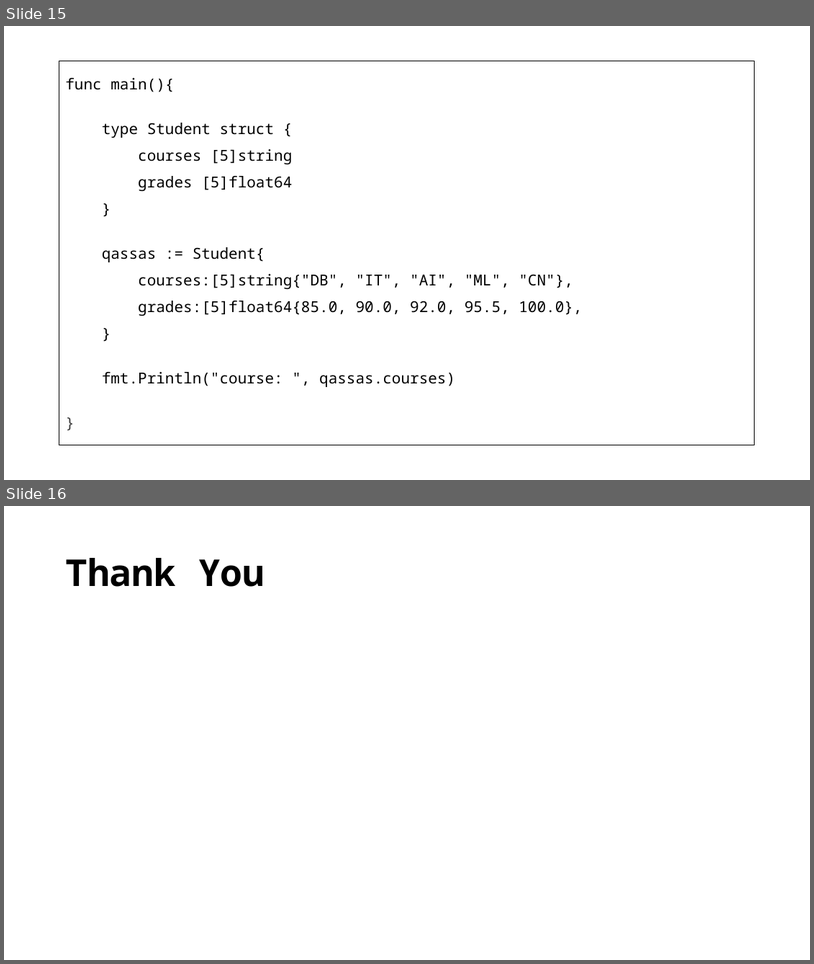
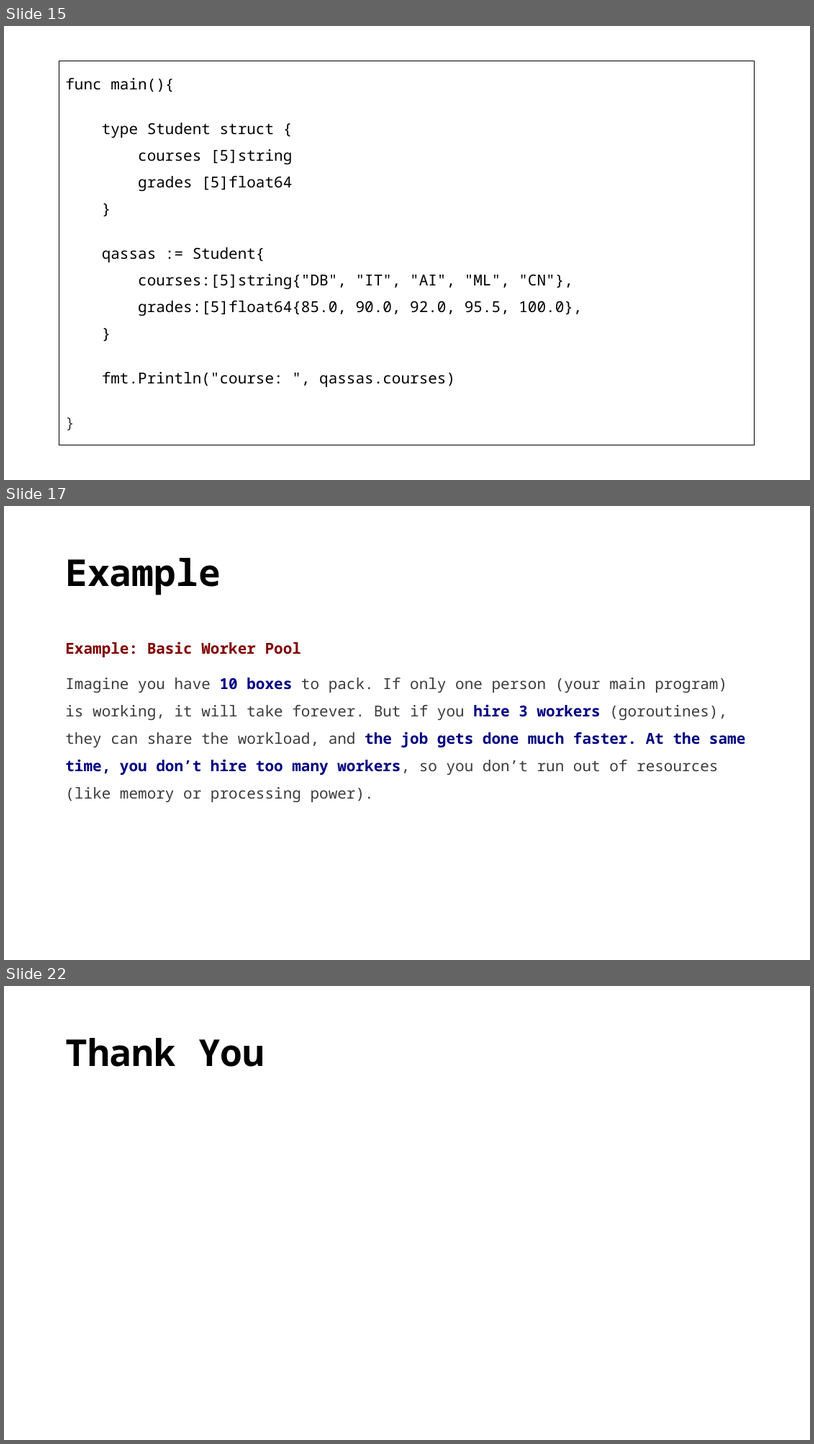
Before and after one commit to qassasahmed/parallel, a slide deck: lab_5/lab_5.pptx. Shown one above the other, each under a label of ours: slides 15 and 16 before the commit, slides 15, 17 and 22 after it; the slides between them are not shown. The pictures are 814x964 and 814x1444 pixels, drawn with LibreOffice and Linux fonts; fonts in the diff are those of the drawing. Boxes give left, top, right and bottom in pixels: in the first picture for what was removed or moved away, otherwise in the second. Text is boxed around its words. In the diff, an @@ line names an element or a change of style, - is before the commit and + after.

```diff
--- a/lab_5/lab_5.pptx
+++ b/lab_5/lab_5.pptx
@@ slide 17 added at [4, 506, 810, 960], background #FFFFFF @@
@@ title added at [65, 558, 221, 595], 44 pt, text #000000, bold @@
+Example
@@ text added at [65, 641, 746, 802], 18 pt, text #3B3B3B @@
+Example: Basic Worker Pool
+Imagine you have 10 boxes to pack. If only one person (your main program) is working, it will take forever. But if you hire 3 workers (goroutines), they can share the workload, and the job gets done much faster. At the same time, you don’t hire too many workers, so you don’t run out of resources (like memory or processing power).
@@ what was slide 16 is now slide 22 @@
```
Also in this commit, not shown: 1 slide changed, 5 other slides added, 1 other file.
